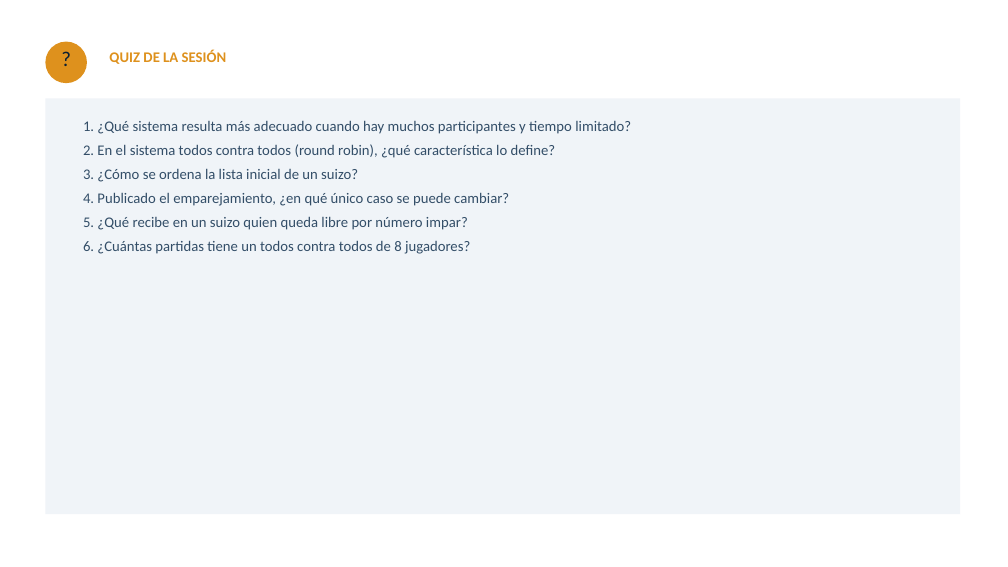
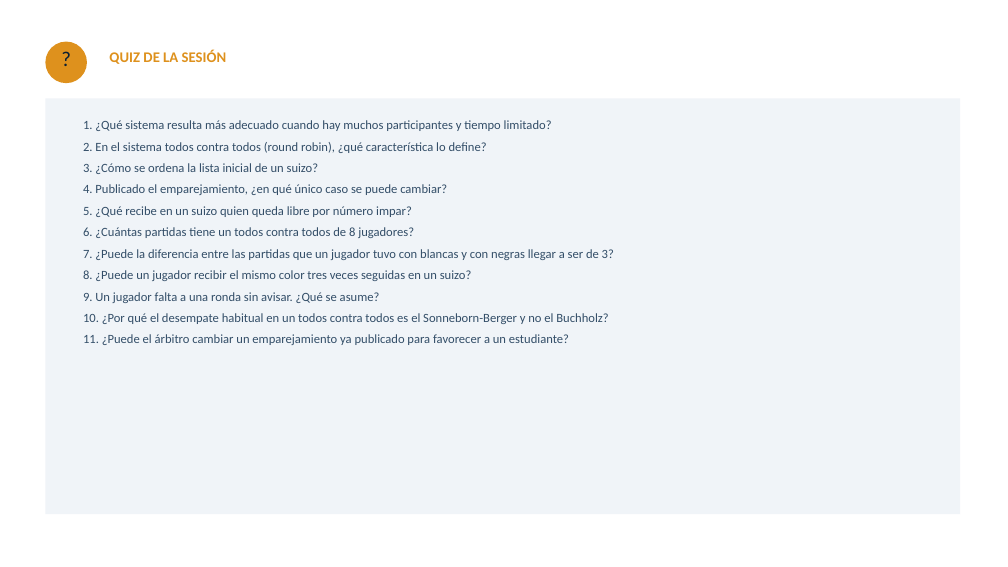
Before and after one commit to GMpupilo2026/Pagina-Completa, a slide deck: slide 20 of cursos/recursos/formacion-ajedrez/04-sistemas-de-emparejamiento.pptx. Drawn at 1008x567 pixels with LibreOffice and Linux fonts; fonts in the diff are those of the drawing. Boxes give left, top, right and bottom in pixels: in the first picture for what was removed or moved away, otherwise in the second. Text is boxed around its words. In the diff, an @@ line names an element or a change of style, - is before the commit and + after.

```diff
--- a/cursos/recursos/formacion-ajedrez/04-sistemas-de-emparejamiento.pptx
+++ b/cursos/recursos/formacion-ajedrez/04-sistemas-de-emparejamiento.pptx
@@ text at box(83, 120, 552, 238): size 14 to 12 pt in "1. ¿Qué sistema resulta más adecuado cuando ...", "2. En el sistema todos contra todos ...", "3. ¿Cómo se ordena la lista inicial ...", "4. Publicado el emparejamiento, ¿en qué único ..." and 2 more places @@
@@ text at box(83, 249, 614, 345): paragraphs added @@
+7. ¿Puede la diferencia entre las partidas que un jugador tuvo con blancas y con negras llegar a ser de 3?
+8. ¿Puede un jugador recibir el mismo color tres veces seguidas en un suizo?
+9. Un jugador falta a una ronda sin avisar. ¿Qué se asume?
+10. ¿Por qué el desempate habitual en un todos contra todos es el Sonneborn-Berger y no el Buchholz?
+11. ¿Puede el árbitro cambiar un emparejamiento ya publicado para favorecer a un estudiante?
```
Also in this commit, not shown: 24 other files.
